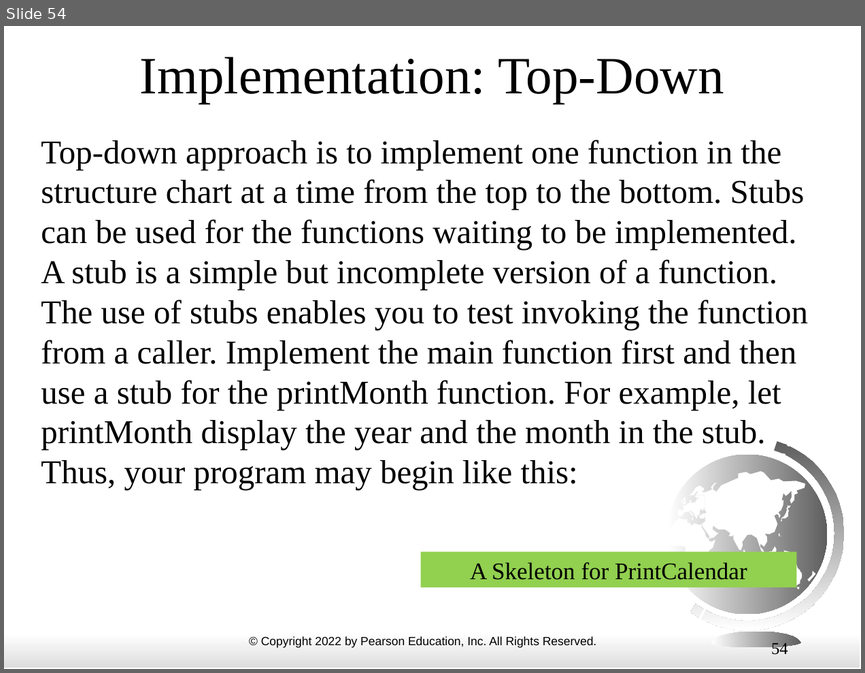
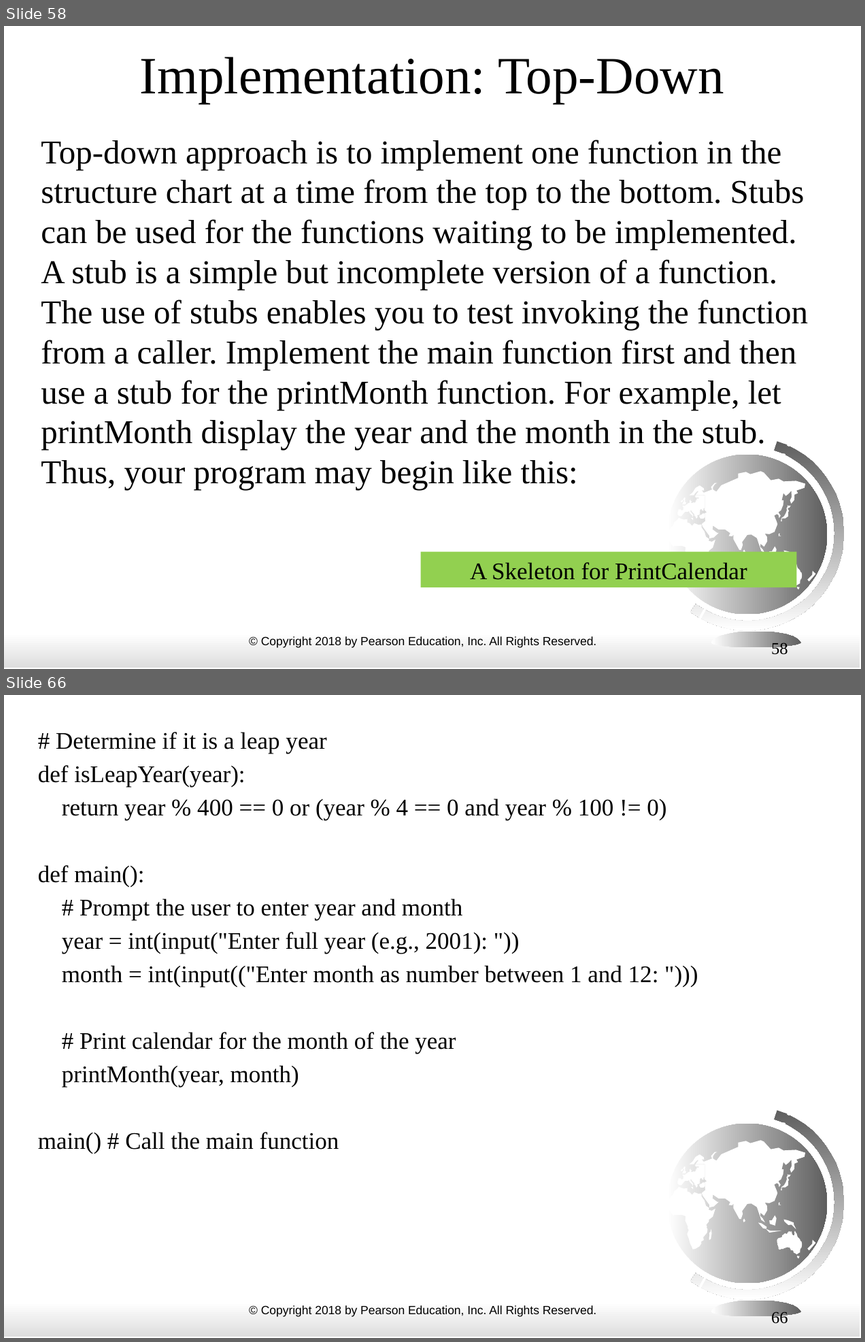
Before and after one commit to alp1991/ECE3_FALL24, a slide deck: ppt_slides/06 functions.pptx. Shown one above the other, each under a label of ours: slide 54 before the commit, slides 58 and 66 after it; the slides between them are not shown. The pictures are 865x673 and 865x1342 pixels, drawn with LibreOffice and Linux fonts; fonts in the diff are those of the drawing. Boxes give left, top, right and bottom in pixels: in the first picture for what was removed or moved away, otherwise in the second. Text is boxed around its words. In the diff, an @@ line names an element or a change of style, - is before the commit and + after.

```diff
--- a/ppt_slides/06 functions.pptx
+++ b/ppt_slides/06 functions.pptx
@@ slide 66 added at bbox=[4, 695, 861, 1338], background #FFFFFF; not listed: 24 template elements that a slide beside it also shows @@
@@ text added at bbox=[38, 732, 666, 1153], 20 pt, text #000000 @@
+# Determine if it is a leap year
+def isLeapYear(year):
+return year % 400 == 0 or (year % 4 == 0 and year % 100 != 0)
+def main():
+# Prompt the user to enter year and month
+year = int(input("Enter full year (e.g., 2001): "))
+month = int(input(("Enter month as number between 1 and 12: ")))
+# Print calendar for the month of the year
+printMonth(year, month)
+main() # Call the main function
@@ freeform shape added at bbox=[758, 1222, 781, 1232], fill #FFFFFF @@
@@ freeform shape added at bbox=[709, 1229, 712, 1240], fill #FFFFFF @@
@@ page number added at bbox=[771, 1311, 788, 1326], 14 pt, text #000000 @@
+66
@@ what was slide 54 is now slide 58 @@
@@ slide 58 changed as well @@
@@ text at bbox=[261, 636, 597, 648]: text changed @@
-© Copyright 2022 by Pearson Education, Inc. All Rights Reserved.
+© Copyright 2018 by Pearson Education, Inc. All Rights Reserved.
@@ page number at bbox=[771, 642, 788, 657]: text changed @@
-54
+58
```
Also in this commit, not shown: 55 other slides changed, 11 other slides added.
